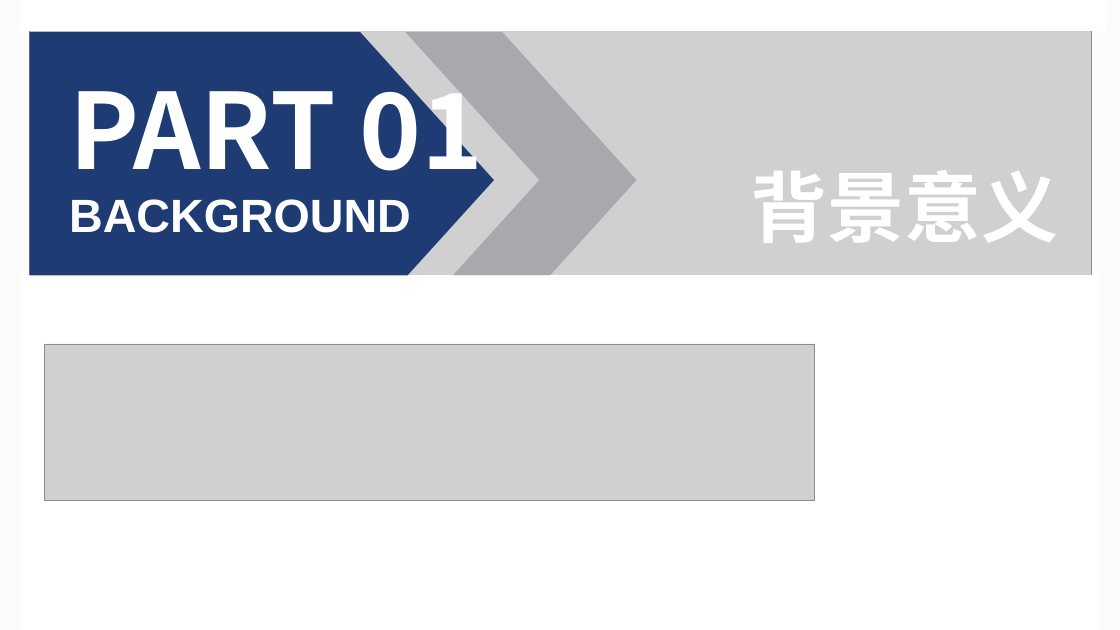
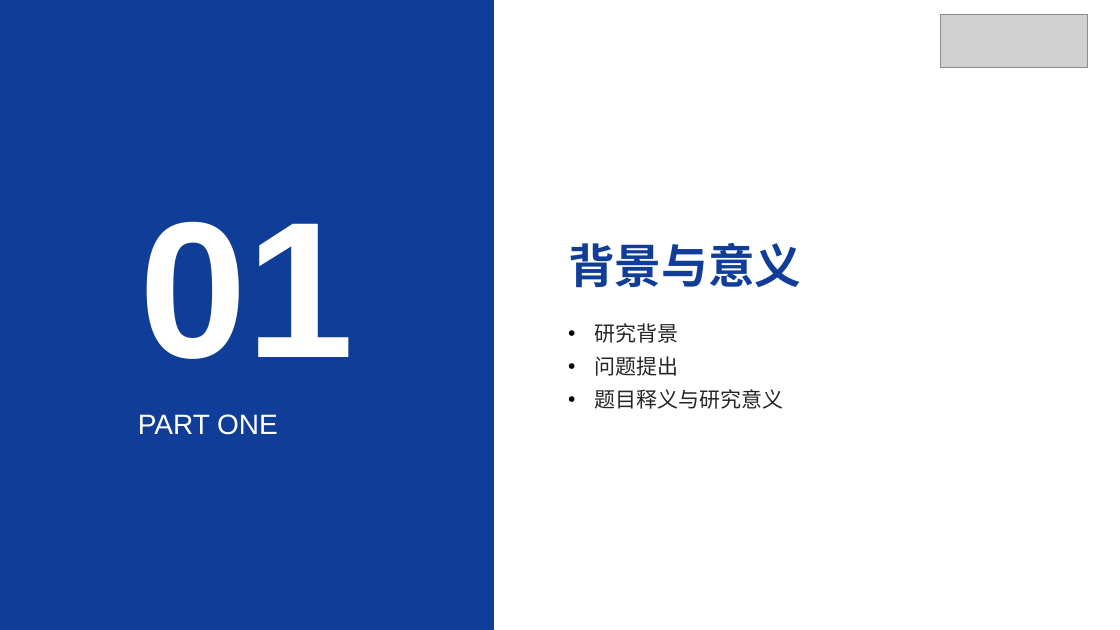
Before and after one commit to irving-2222/Graduation-Thesis, a slide deck: slide 3 of 开题答辩.pptx. Drawn at 1120x630 pixels with LibreOffice and Linux fonts; fonts in the diff are those of the drawing; grey boxes stand for pictures. Boxes give left, top, right and bottom in pixels: in the first picture for what was removed or moved away, otherwise in the second. Text is boxed around its words. In the diff, an @@ line names an element or a change of style, - is before the commit and + after.

```diff
--- a/开题答辩.pptx
+++ b/开题答辩.pptx
@@ rectangle removed at [0, 0, 1120, 630] @@
@@ rectangle added at [0, 0, 494, 630], fill #103D98 @@
@@ rectangle removed at [22, 0, 1105, 30] @@
@@ picture removed at [29, 0, 1091, 333] @@
@@ picture added at [941, 14, 1088, 67] @@
@@ picture removed at [29, 32, 1090, 276] @@
@@ freeform shape removed at [29, 32, 494, 276] @@
@@ freeform shape removed at [406, 32, 637, 276] @@
@@ text "01" at [139, 221, 354, 359]: vertical alignment bottom to top @@
@@ text removed at [69, 199, 411, 233] @@
-BACKGROUND
@@ text at [139, 221, 354, 359]: text changed; size 90 to 166 pt; font Noto Sans CJK SC to Arial @@
-PART 01
+01
@@ text at [568, 243, 801, 288]: text changed; size 66 to 40 pt; font Arial to Noto Sans CJK SC; text colour #FFFFFF to #103D98 @@
-背景意义
+背景与意义
@@ rectangle removed at [22, 276, 1098, 630] @@
@@ text added at [594, 323, 783, 409], 18 pt, text none @@
+• 研究背景
+• 问题提出
+• 题目释义与研究意义
@@ picture removed at [45, 344, 815, 502] @@
@@ text added at [138, 414, 278, 435], 24 pt, text #FFFFFF @@
+PART ONE
```
Also in this commit, not shown: 18 other slides changed, 3 slides added, 3 slides removed.
